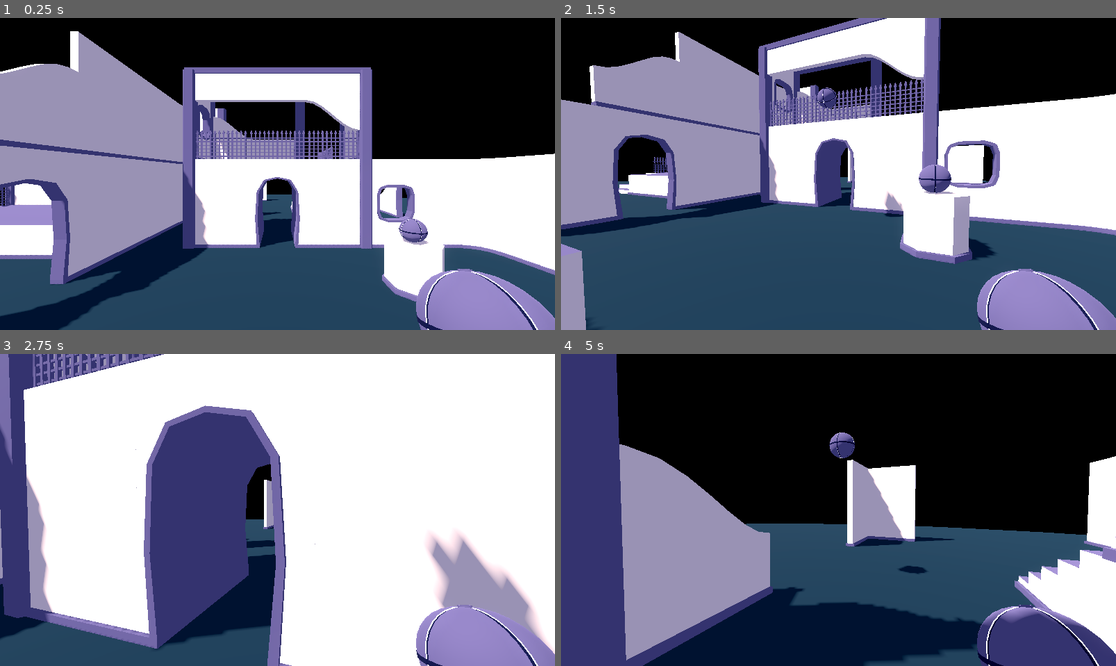
Above: before the commit, frames 1-4 (two rows, left to right).
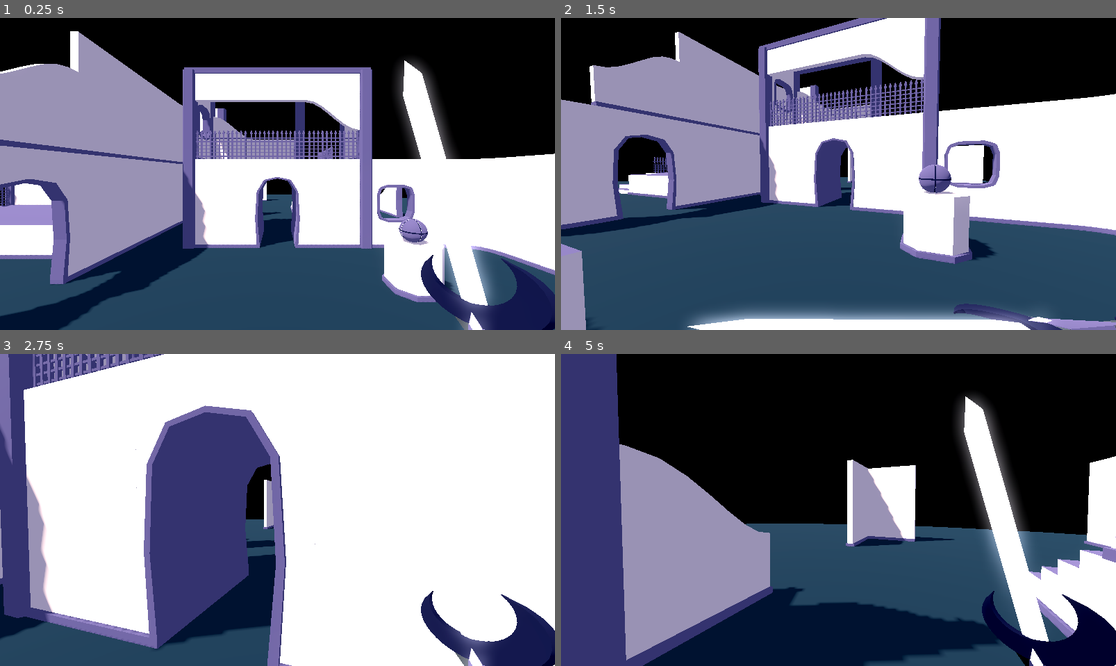
Above: after the commit, the same moments.

Repository: CANSLP/vfx-suite
Game: Godot game, scene res://scenes/test_scene.tscn
The game is run twice, just before and just after one commit, with the same random seed, the same clock (stepped at 60 frames per second) and the same inputs.
Inputs (mouse positions are in pixels of both pictures, inside the frame that each line leads up to):
- Up to frame 1 (0.25 s): no input
- Up to frame 2 (1.5 s): tap Enter at 0.5 s; move the mouse to (960, 158) at 0.52 s; press the mouse at (960, 158) at 0.53 s; hold D (rightward) 0.53-1.28 s; tap Space (jump) at 0.77 s; tap E (hand_scroll+, bound only after the commit) at 0.8, 1.35 s; move the mouse to (810, 174) at 1.27 s; release the mouse at (810, 174) at 1.28 s; hold W (forward) from 1.28 s (still down)
- Up to frame 3 (2.75 s): keep holding W (forward); tap Space (jump) at 1.52 s; tap Q (hand_scroll-, bound only after the commit) at 1.55 s; move the mouse to (288, 503) at 2.02 s; hold Q (hand_scroll-, bound only after the commit) from 2.03 s (still down); click (288, 503) at 2.3 s
- Up to frame 4 (5 s): keep holding W (forward); move the mouse to (832, 516) at 2.77 s; release Q (hand_scroll-, bound only after the commit) at 2.78 s; click (832, 516) at 2.85 s; tap Space (jump) at 3.02, 3.77, 4.52 s; tap E (hand_scroll+, bound only after the commit) at 3.05 s; move the mouse to (877, 513) at 3.52 s; hold Shift (crouch) 3.53-4.28 s; tap Q (hand_scroll-, bound only after the commit) at 3.8 s; move the mouse to (794, 506) at 4.27 s; tap Ctrl (run) at 4.35 s; click (794, 506) at 4.55 s

The runs differ from the first frame. In frame 1, 7.1% of the frame differs, in the area x 71-100%, y 13-100%; in frame 2, 7.1%; in frame 3, 7.0%; in frame 4, 8.6%, in the area x 48-100%, y 13-100%.

Commit message:
item scroll

Diff:
--- a/assets/shaders/volume_decal.gdshader
+++ b/assets/shaders/volume_decal.gdshader
@@ -12,15 +12,26 @@
 
 	vec3 f_camvec = transform(INV_VIEW_MATRIX,VERTEX);
 	vec3 f_pos = CAMERA_POSITION_WORLD+f_camvec;
-
+	vec3 o_pos = f_pos-NODE_POSITION_WORLD;
+	float back_z = -PROJECTION_MATRIX[3][2] / (VERTEX.z+PROJECTION_MATRIX[2][2]);
+	float center = -PROJECTION_MATRIX[3][2] / (NODE_POSITION_VIEW.z+PROJECTION_MATRIX[2][2]);
+	float front_z = center-(back_z-center);
+	//float f_z = clamp(transform(VIEW_MATRIX,f_pos),0.0,1.0).z;
 	if(s_z<FRAGCOORD.z){
 		discard;
 	}
-	if(s_z > FRAGCOORD.z){
-		//discard;
+	if(s_z>front_z){
+		discard;
 	}
+
 	vec3 screen_pos = vec3(SCREEN_UV,s_z);
-	ALBEDO = screen_pos;
+	//ALBEDO = clamp(o_pos*0.1,0.0,1.0);
+	ALBEDO = vec3(1.0)*s_z;
+	//ALBEDO = vec3(1.0)*back_z;
+	if(SCREEN_UV.y>0.5){
+		ALBEDO = vec3(1.0)*front_z;
+		//ALBEDO = vec3(1.0)*center;
+	}
 }
 
 //void light() {
--- a/classes/player.tscn
+++ b/classes/player.tscn
@@ -44,9 +44,10 @@
 
 [node name="bomb" parent="camera/hand" instance=ExtResource("2_cmxb5")]
 transform = Transform3D(0.1, 0, 0, 0, 0.1, 0, 0, 0, 0.1, 0, 0, 0)
+visible = false
 
 [node name="sword" parent="camera/hand" instance=ExtResource("5_ntabj")]
-visible = false
+transform = Transform3D(-0.05, 4.37114e-09, 2.18557e-09, -2.18557e-09, 9.55343e-17, -0.05, -4.37114e-09, -0.05, 9.55343e-17, 0, 0, 0)
 
 [node name="sfx_click_in" type="AudioStreamPlayer" parent="."]
 stream = ExtResource("2_ovt5n")
--- a/project.godot
+++ b/project.godot
@@ -69,3 +69,13 @@
 , Object(InputEventKey,"resource_local_to_scene":false,"resource_name":"","device":-1,"window_id":0,"alt_pressed":false …(186 unchanged characters)…
 ]
 }
+hand_scroll+={
+"deadzone": 0.5,
+"events": [Object(InputEventKey,"resource_local_to_scene":false,"resource_name":"","device":-1,"window_id":0,"alt_pressed":false,"shift_pressed":false,"ctrl_pressed":false,"meta_pressed":false,"pressed":false,"keycode":0,"physical_keycode":69,"key_label":0,"unicode":101,"location":0,"echo":false,"script":null)
+]
+}
+hand_scroll-={
+"deadzone": 0.5,
+"events": [Object(InputEventKey,"resource_local_to_scene":false,"resource_name":"","device":-1,"window_id":0,"alt_pressed":false,"shift_pressed":false,"ctrl_pressed":false,"meta_pressed":false,"pressed":false,"keycode":0,"physical_keycode":81,"key_label":0,"unicode":113,"location":0,"echo":false,"script":null)
+]
+}
--- a/scenes/test_scene.tscn
+++ b/scenes/test_scene.tscn
@@ -423,7 +423,8 @@
 [node name="item bin" type="Node3D" parent="."]
 
 [node name="decal" type="MeshInstance3D" parent="."]
-transform = Transform3D(1, 0, 0, 0, 1, 0, 0, 0, 1, -6.51373, 2.38419e-07, 2.76077)
+transform = Transform3D(1, 0, 0, 0, 1, 0, 0, 0, 1, -3.79981, 8.34465e-07, -1.62051)
+visible = false
 material_override = SubResource("ShaderMaterial_2m858")
 cast_shadow = 0
 mesh = SubResource("SphereMesh_gp4u5")
--- a/scripts/player_hand.gd
+++ b/scripts/player_hand.gd
@@ -2,14 +2,70 @@
 
 @export var pf_bomb : PackedScene
 @onready var item_bin = get_parent().get_parent().get_parent().get_node("item bin")
+
+enum Items {SWORD,BOMB}
+@onready var hand_props = [$sword,$bomb]
+@export var hand_item = Items.SWORD:
+	set(item):
+		hand_item = item
+		if update_watch:
+			update_hand()
+			update_watch = true
+
+var update_watch
+
 var throw_vector = Vector3(1,1,0)
+
+var sword_up_rot = Vector3(90,-90,90)
+var sword_down_rot = Vector3(0,0,0)
+var sword_rot : Vector3
+
+func _ready():
+	update_hand()
+	update_watch = true
+	sword_rot = sword_up_rot
+	$sword.rotation_degrees = sword_rot
+
+func _input(event):
+	if event.is_action_pressed("click"):
+		match(hand_item):
+			Items.BOMB:
+				throw_bomb()
+			Items.SWORD:
+				swing_sword()
+	if event.is_action_released("click"):
+		match(hand_item):
+			Items.BOMB:
+				pass
+			Items.SWORD:
+				unswing_sword()
+	if event.is_action_pressed("hand_scroll+"):
+		hand_item += 1
+	if event.is_action_pressed("hand_scroll-"):
+		hand_item -= 1
+
+func _process(delta):
+	$sword.rotation_degrees = lerp($sword.rotation_degrees,sword_rot,delta*30)
+
+func update_hand():
+	if hand_props != null:
+		update_watch = false
+		if hand_item < 0:
+			hand_item = len(hand_props)-1
+		if hand_item > len(hand_props)-1:
+			hand_item = 0
+		for i in range(len(hand_props)):
+			hand_props[i].visible = i==hand_item
+	print("update")
+
+
+func swing_sword():
+	sword_rot = sword_down_rot
+func unswing_sword():
+	sword_rot = sword_up_rot
 
 func throw_bomb():
 	var bomb = pf_bomb.instantiate()
 	item_bin.add_child(bomb)
 	bomb.global_position = global_position
 	bomb.linear_velocity = global_basis*throw_vector*10
-
-func _input(event):
-	if event.is_action_pressed("click"):
-		throw_bomb()
